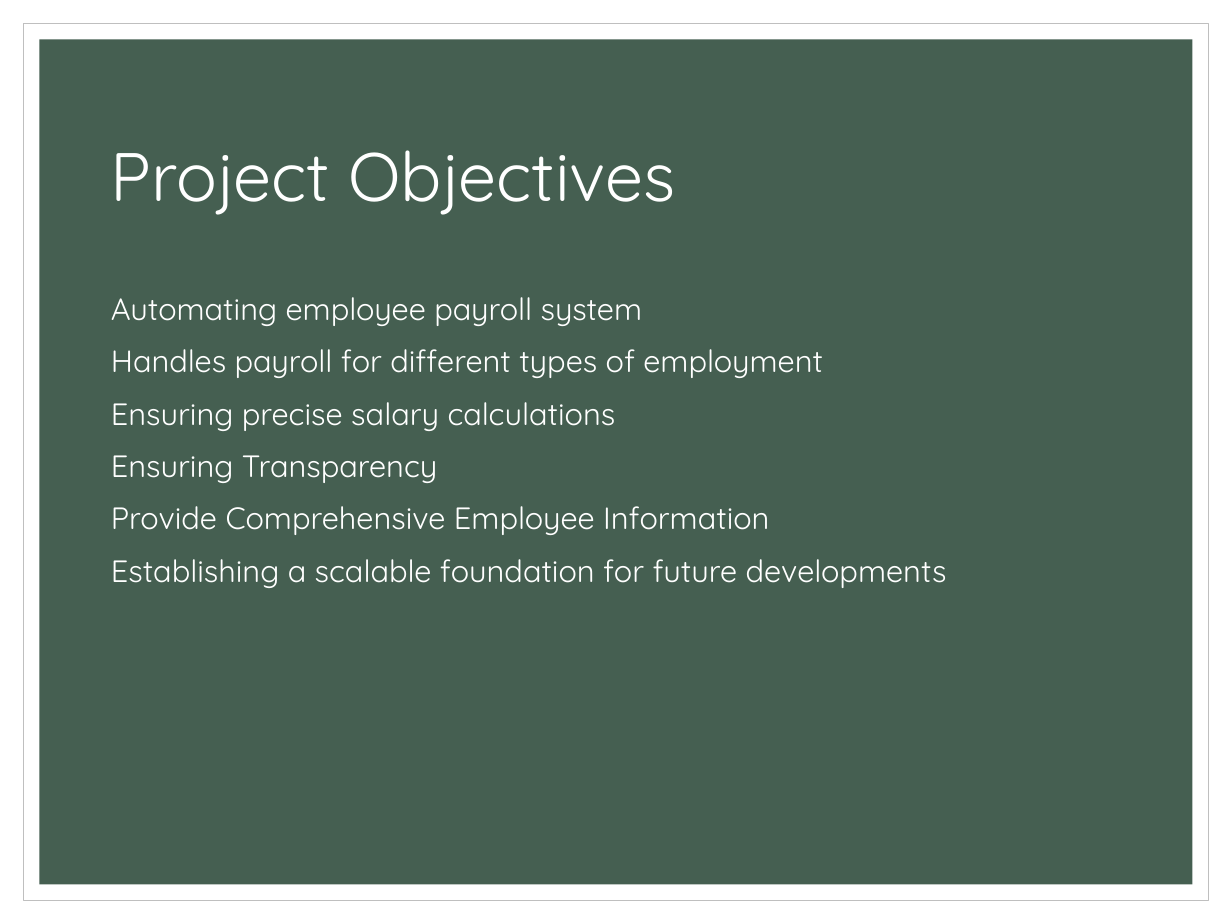
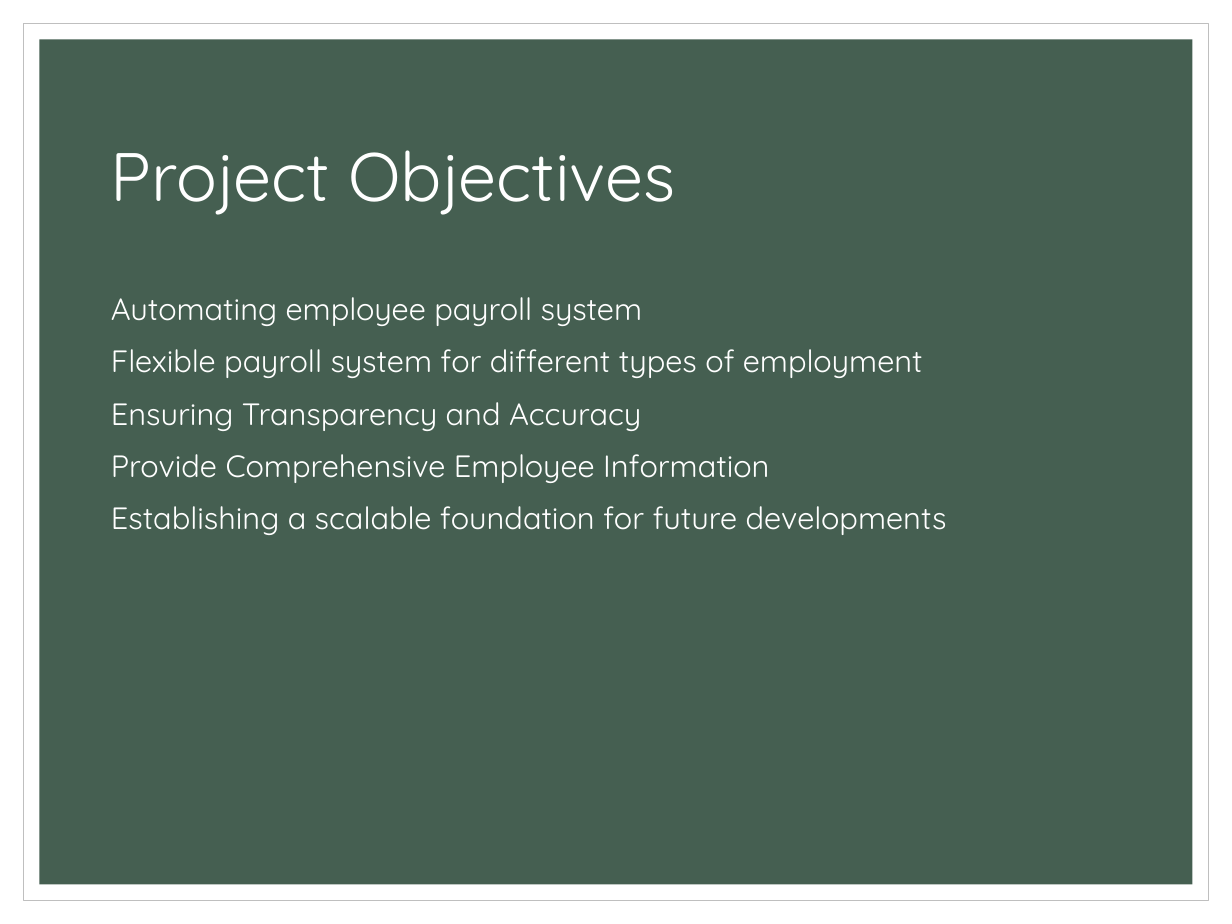
Before and after one commit to kartikjain2001/AmdocsLearningAssignment, a slide deck: slide 3 of Payroll_System_Presentation.pptx. Drawn at 1232x924 pixels with LibreOffice and Linux fonts; fonts in the diff are those of the drawing. Boxes give left, top, right and bottom in pixels: in the first picture for what was removed or moved away, otherwise in the second. Text is boxed around its words. In the diff, an @@ line names an element or a change of style, - is before the commit and + after.

```diff
--- a/Payroll_System_Presentation.pptx
+++ b/Payroll_System_Presentation.pptx
@@ text at <box>111,349,923,431</box>: text changed @@
-Handles payroll for different types of employment
-Ensuring precise salary calculations
-Ensuring Transparency
+Flexible payroll system for different types of employment
+Ensuring Transparency and Accuracy
```
Also in this commit, not shown: 1 other slide changed.
